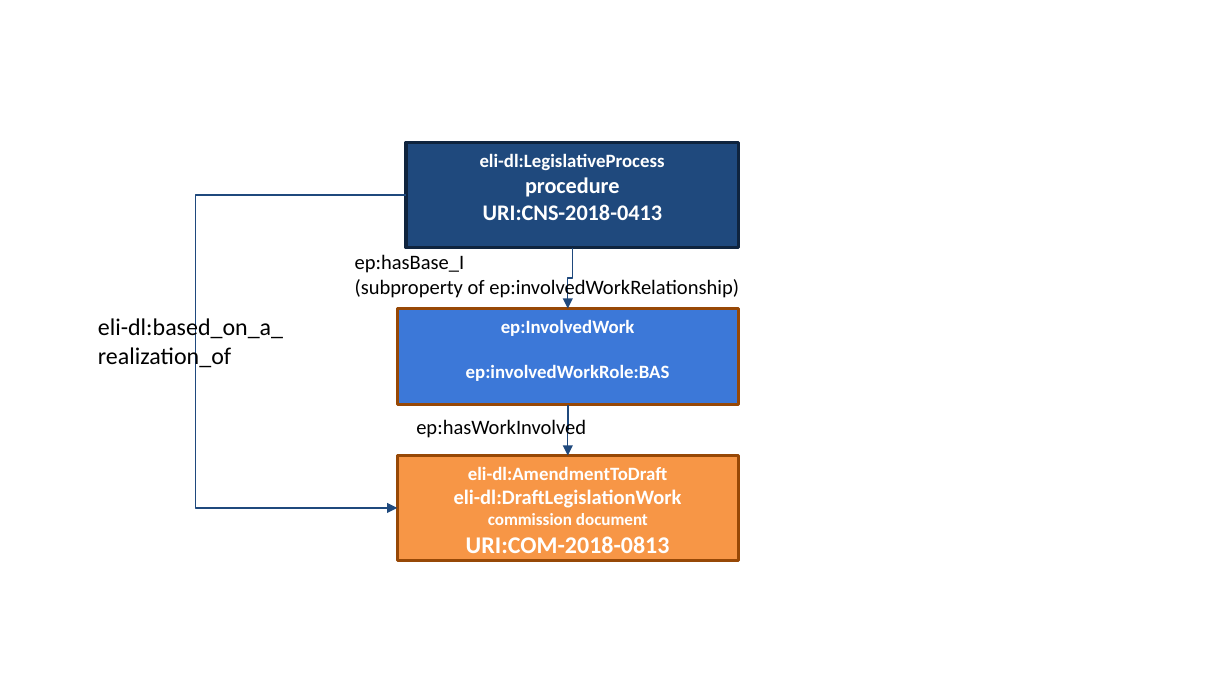
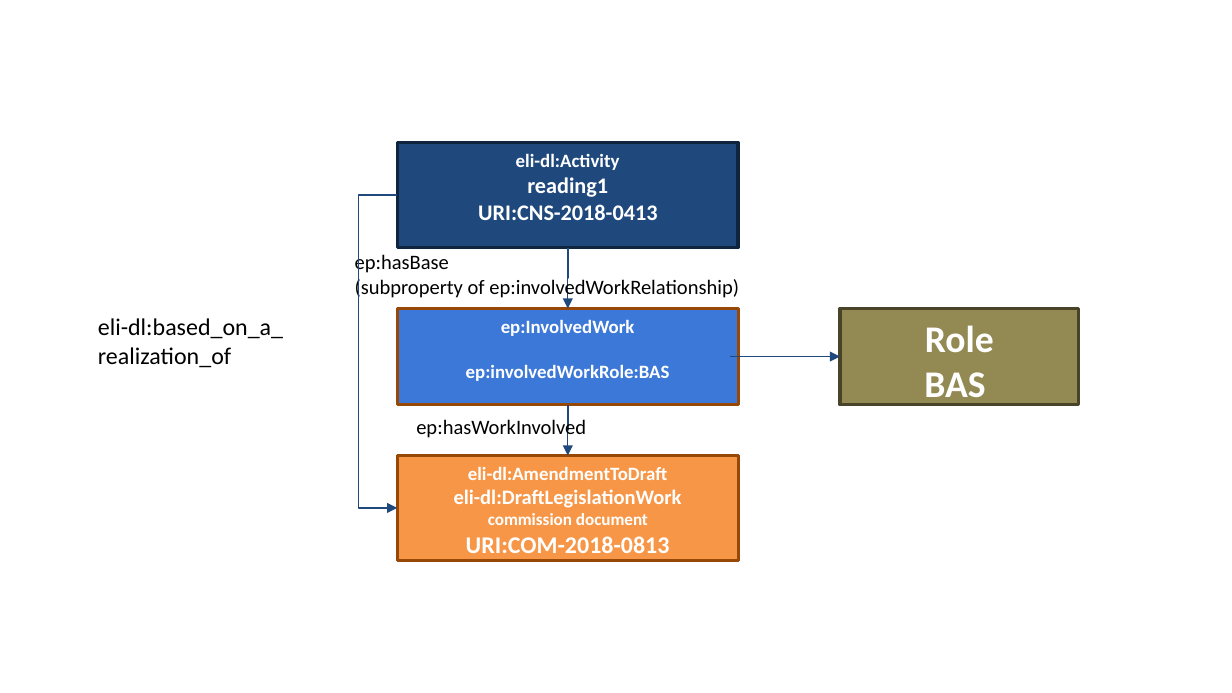
Before and after one commit to sparna-git/ep-graph-poc, a slide deck: slide 6 of 06-Dataset6_eli-dl-ap-ep/02-Specifications/eli-dl-ap-ep/eli-dl-ap-ep-diagrams-spreadsheet/eli-dl-ap-ep-diagrams.pptx (slide 8 before the commit). Drawn at 1232x693 pixels with LibreOffice and Linux fonts; fonts in the diff are those of the drawing. Boxes give left, top, right and bottom in pixels: in the first picture for what was removed or moved away, otherwise in the second. Text is boxed around its words. In the diff, an @@ line names an element or a change of style, - is before the commit and + after.

```diff
--- a/06-Dataset6_eli-dl-ap-ep/02-Specifications/eli-dl-ap-ep/eli-dl-ap-ep-diagrams-spreadsheet/eli-dl-ap-ep-diagrams.pptx
+++ b/06-Dataset6_eli-dl-ap-ep/02-Specifications/eli-dl-ap-ep/eli-dl-ap-ep-diagrams-spreadsheet/eli-dl-ap-ep-diagrams.pptx
@@ rectangle "eli-dl:Activity": place and size @@
-rectangle "eli-dl:Activity" at box(407, 143, 739, 248)
+rectangle "eli-dl:Activity" at box(397, 143, 738, 248)
@@ text in rectangle at box(516, 153, 620, 197): text changed @@
-eli-dl:LegislativeProcess
-procedure
+eli-dl:Activity
+reading1
@@ elbow arrow moved from (398, 508) - (407, 195) to (398, 508) - (398, 195) @@
@@ text at box(355, 252, 449, 275): text changed @@
-ep:hasBase_I
+ep:hasBase
@@ elbow arrow moved from (568, 308) - (572, 248) to (568, 308) - (568, 248) @@
@@ rectangle added at box(840, 308, 1079, 404), fill #938953, outline #494429 2 pt, 22 pt, text #FFFFFF, bold @@
+Role
+BAS
@@ elbow arrow added from (729, 357) to (840, 356), #1F497D 0.75 pt @@
```
Also in this commit, not shown: 3 other slides changed, 7 slides added, 1 slide removed, 15 other files.
